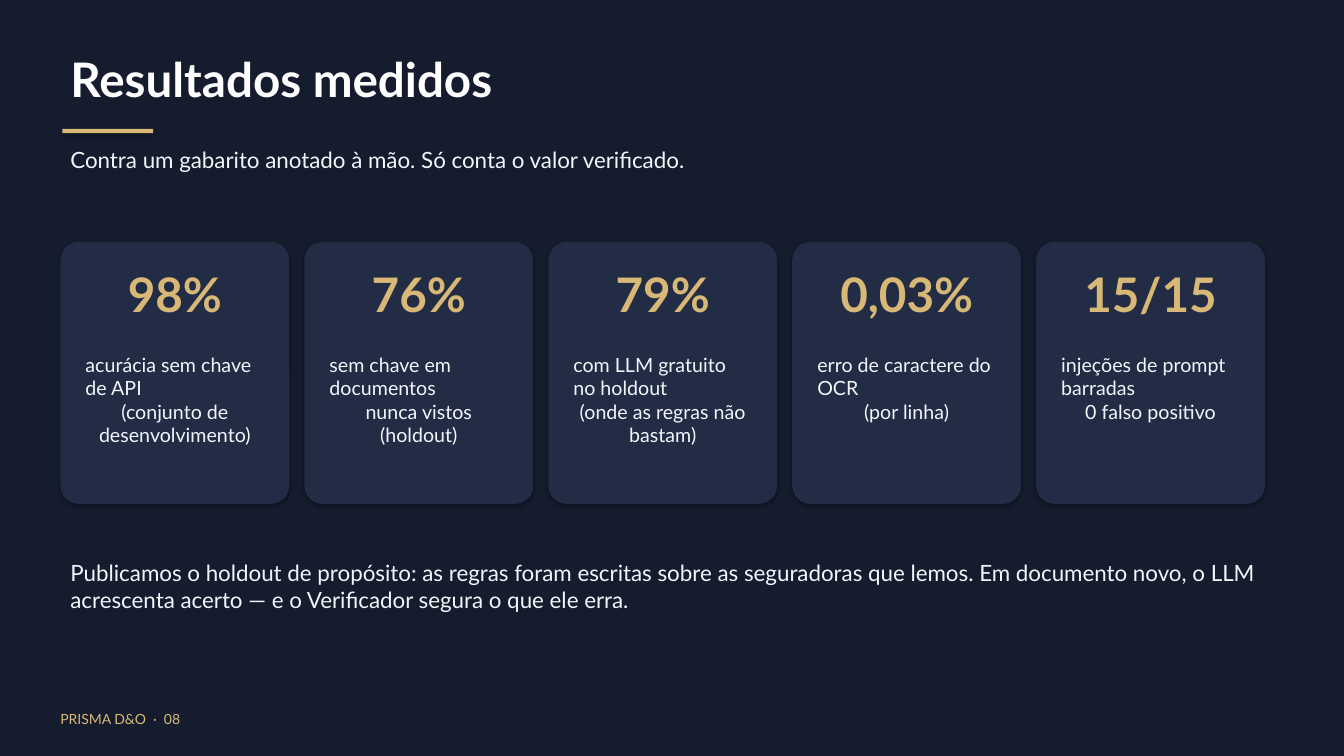
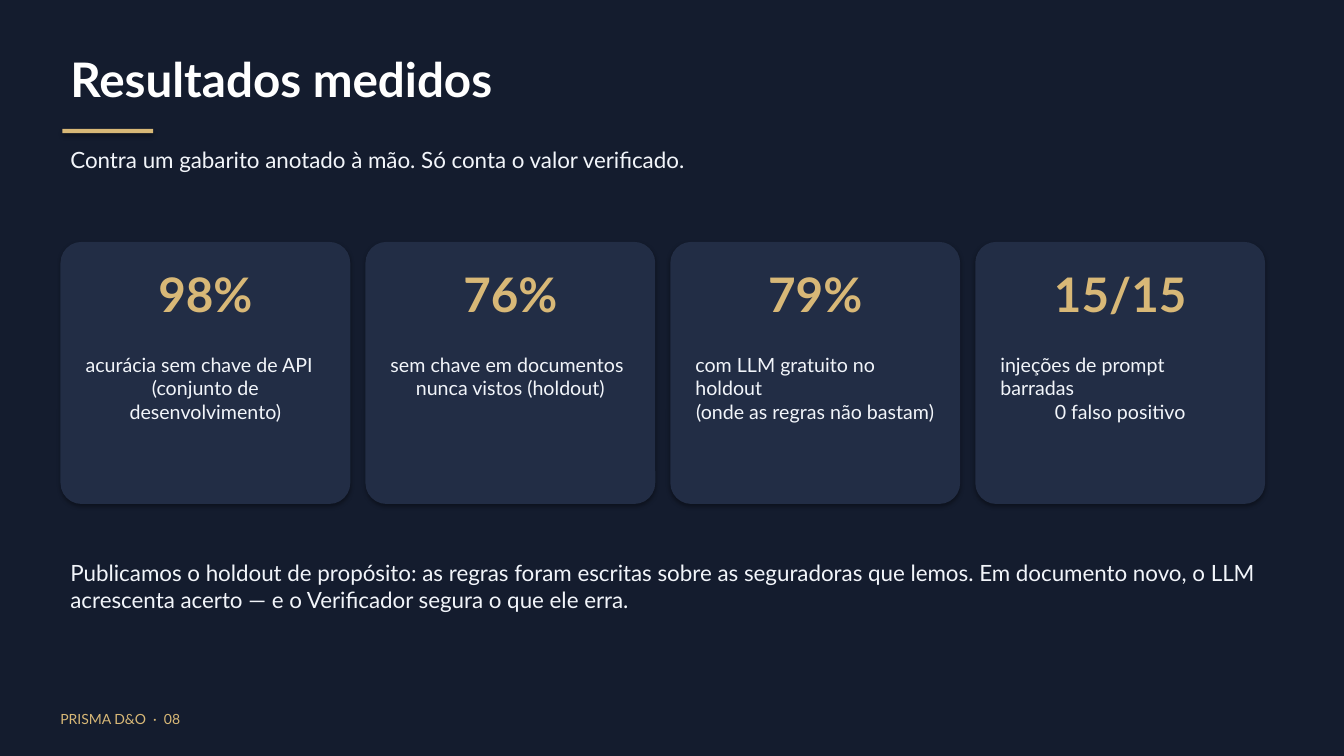
Before and after one commit to ROONDOW/prisma-do, a slide deck: slide 8 of Projeto_Final_Artefatos/InsurMinds_Projeto_Final.pptx. Drawn at 1344x756 pixels with LibreOffice and Linux fonts; fonts in the diff are those of the drawing. Boxes give left, top, right and bottom in pixels: in the first picture for what was removed or moved away, otherwise in the second. Text is boxed around its words. In the diff, an @@ line names an element or a change of style, - is before the commit and + after.

```diff
--- a/Projeto_Final_Artefatos/InsurMinds_Projeto_Final.pptx
+++ b/Projeto_Final_Artefatos/InsurMinds_Projeto_Final.pptx
@@ text "98%": place and size @@
-text "98%" at (128, 277, 222, 313)
+text "98%" at (158, 277, 252, 313)
@@ rounded rectangle: place and size @@
-rounded rectangle at (60, 242, 289, 504)
+rounded rectangle at (60, 242, 351, 504)
@@ text "76%": place and size @@
-text "76%" at (372, 277, 466, 313)
+text "76%" at (463, 277, 557, 313)
@@ rounded rectangle: place and size @@
-rounded rectangle at (304, 242, 533, 504)
+rounded rectangle at (365, 242, 655, 504)
@@ text "79%": place and size @@
-text "79%" at (616, 277, 710, 313)
+text "79%" at (768, 277, 862, 313)
@@ rounded rectangle: place and size @@
-rounded rectangle at (548, 242, 777, 504)
+rounded rectangle at (670, 242, 961, 504)
@@ text "15/15": place and size @@
-text "15/15" at (1084, 276, 1216, 315)
+text "15/15" at (1054, 276, 1186, 315)
@@ rounded rectangle: place and size @@
-rounded rectangle at (792, 242, 1021, 504)
+rounded rectangle at (976, 242, 1266, 504)
@@ rounded rectangle removed at (1036, 242, 1265, 504) @@
@@ text removed at (840, 277, 973, 319) @@
-0,03%
@@ text "acurácia sem chave de API ..." rewrapped from (85, 357, 251, 445) to (86, 357, 313, 422) @@
@@ text "sem chave em documentos nunca ..." rewrapped from (329, 357, 472, 445) to (390, 357, 623, 398) @@
@@ text "com LLM gratuito no holdout ..." rewrapped from (573, 357, 746, 445) to (695, 357, 934, 423) @@
@@ text removed at (817, 357, 991, 423) @@
-erro de caractere do OCR
-(por linha)
@@ text "injeções de prompt barradas 0 ..." rewrapped from (1061, 357, 1226, 423) to (1000, 357, 1185, 423) @@
```
Also in this commit, not shown: 3 other slides changed, 27 other files.
